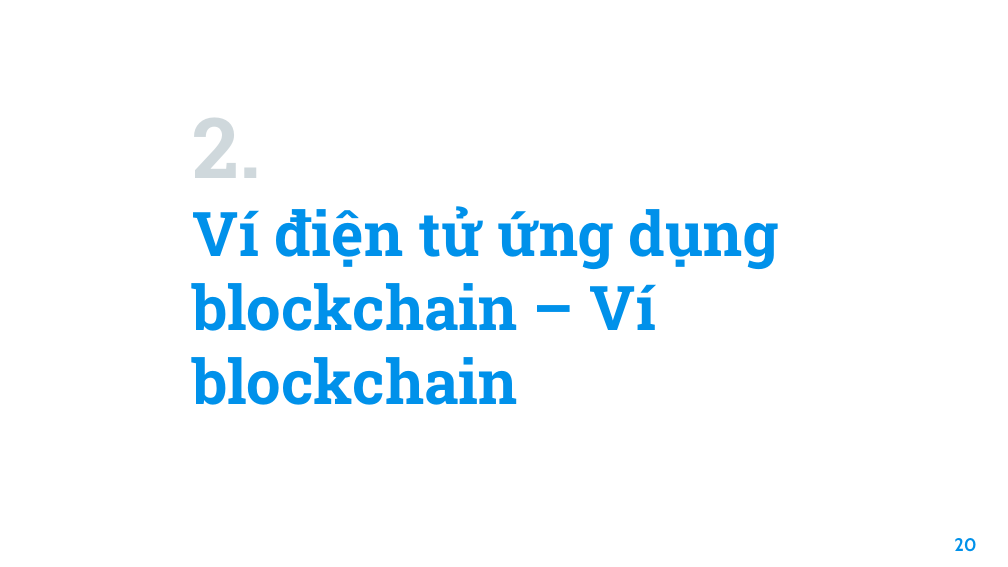
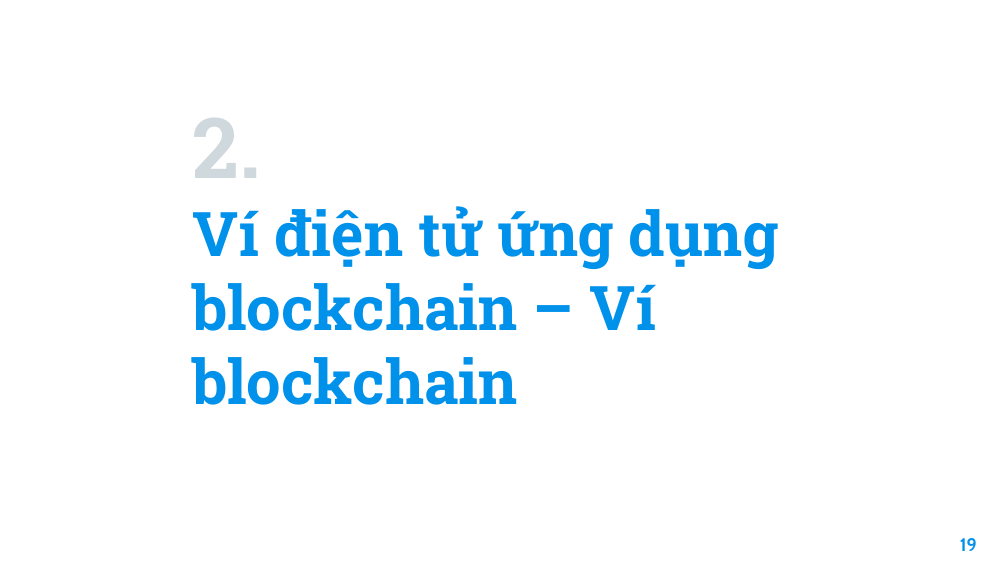
Before and after one commit to TccKaiCi/blockChainWallet, a slide deck: slide 20 of atbmhttt2.pptx (slide 21 before the commit). Drawn at 1008x567 pixels with LibreOffice and Linux fonts; fonts in the diff are those of the drawing; background and template pictures are left out. Boxes give left, top, right and bottom in pixels: in the first picture for what was removed or moved away, otherwise in the second. Text is boxed around its words. In the diff, an @@ line names an element or a change of style, - is before the commit and + after.

```diff
--- a/atbmhttt2.pptx
+++ b/atbmhttt2.pptx
@@ text at (x1=960, y1=538, x2=977, y2=551): text changed @@
-20
+19
```
Also in this commit, not shown: 24 other slides changed, 1 slide added, 1 slide removed, 1 other file.
